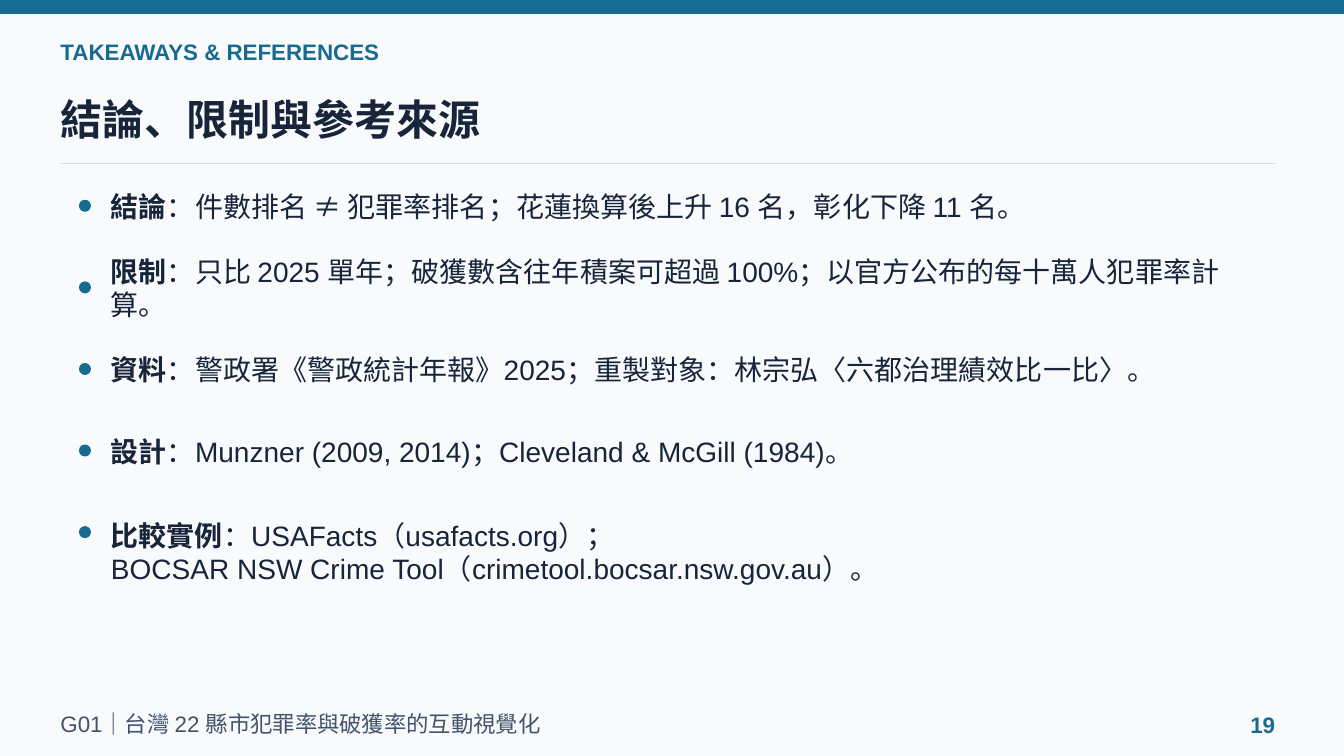
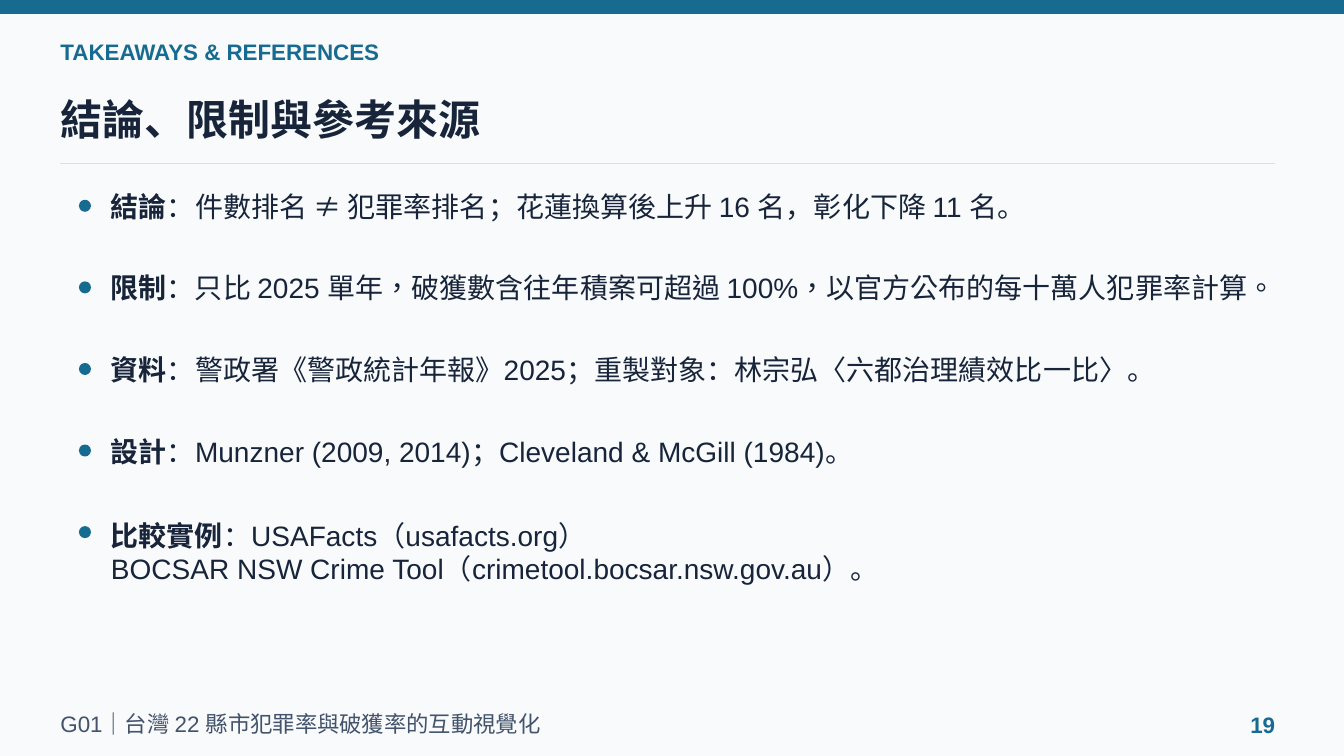
Before and after one commit to powerkaifu/taiwan-crime-rate-vis, a slide deck: slide 19 of docs/VIS_Final_Proposal_G01.pptx. Drawn at 1344x756 pixels with LibreOffice and Linux fonts; fonts in the diff are those of the drawing. Boxes give left, top, right and bottom in pixels: in the first picture for what was removed or moved away, otherwise in the second. Text is boxed around its words. In the diff, an @@ line names an element or a change of style, - is before the commit and + after.

```diff
--- a/docs/VIS_Final_Proposal_G01.pptx
+++ b/docs/VIS_Final_Proposal_G01.pptx
@@ text at [111, 274, 1276, 301]: text changed @@
-限制：只比 2025 單年；破獲數含往年積案可超過 100%；以官方公布的每十萬人犯罪率計算。
+限制：只比 2025 單年，破獲數含往年積案可超過 100%，以官方公布的每十萬人犯罪率計算。
@@ text at [111, 522, 878, 584]: text changed @@
-比較實例：USAFacts（usafacts.org）；
-BOCSAR NSW Crime Tool（crimetool.bocsar.nsw.gov.au）。
+比較實例：USAFacts（usafacts.org）
+BOCSAR NSW Crime Tool（crimetool.bocsar.nsw.gov.au）。
```
Also in this commit, not shown: 5 other slides changed, 1 other file.
